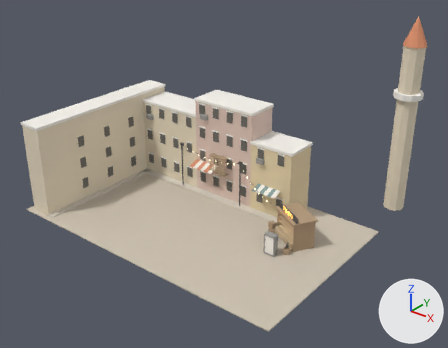
The glTF model assets/street/street.glb, before and after one commit.
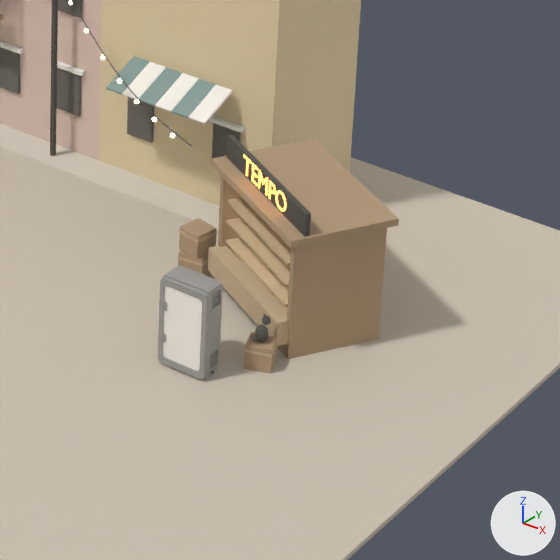
Old and new are each drawn whole from a 50 mm camera at (31.82, -35.71, 27.74) aimed at (1.67, 1.98, 4.37) and again close up on the part from 51% to 79% of the width and 49% to 86% of the height. The axes (+X, +Y, +Z) are drawn at lower right. The lights are the same throughout. The older version's two pictures come first. Where no turn or scale is listed for an object, it has been applied to the vertices.

Names of what the first close-up shows: 'awning', 'bld_b2', 'bld_b3', 'canFridge', 'crate_1', 'crate_2', 'ground', 'koshk', 'lamp', 'sidewalk' and 5 more.
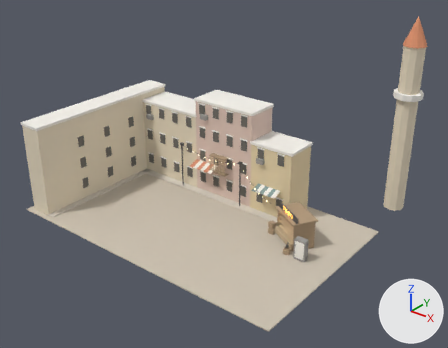
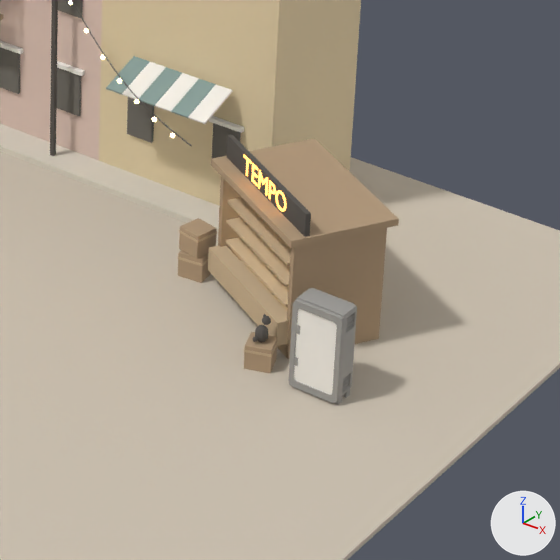
Where the change shows, as pixel boxes (x1, y1, x2, y2) in the close-ups (560 x 560 px):
'canFridge', moved: before (158, 266, 223, 381); after (288, 288, 357, 405)

What changed in the scene script:
```text
Change ob_canfridge:
    ob_canfridge.location: (5.9, -0.2, 0.0) -> (8.2, 0.65, 0.0)
```
